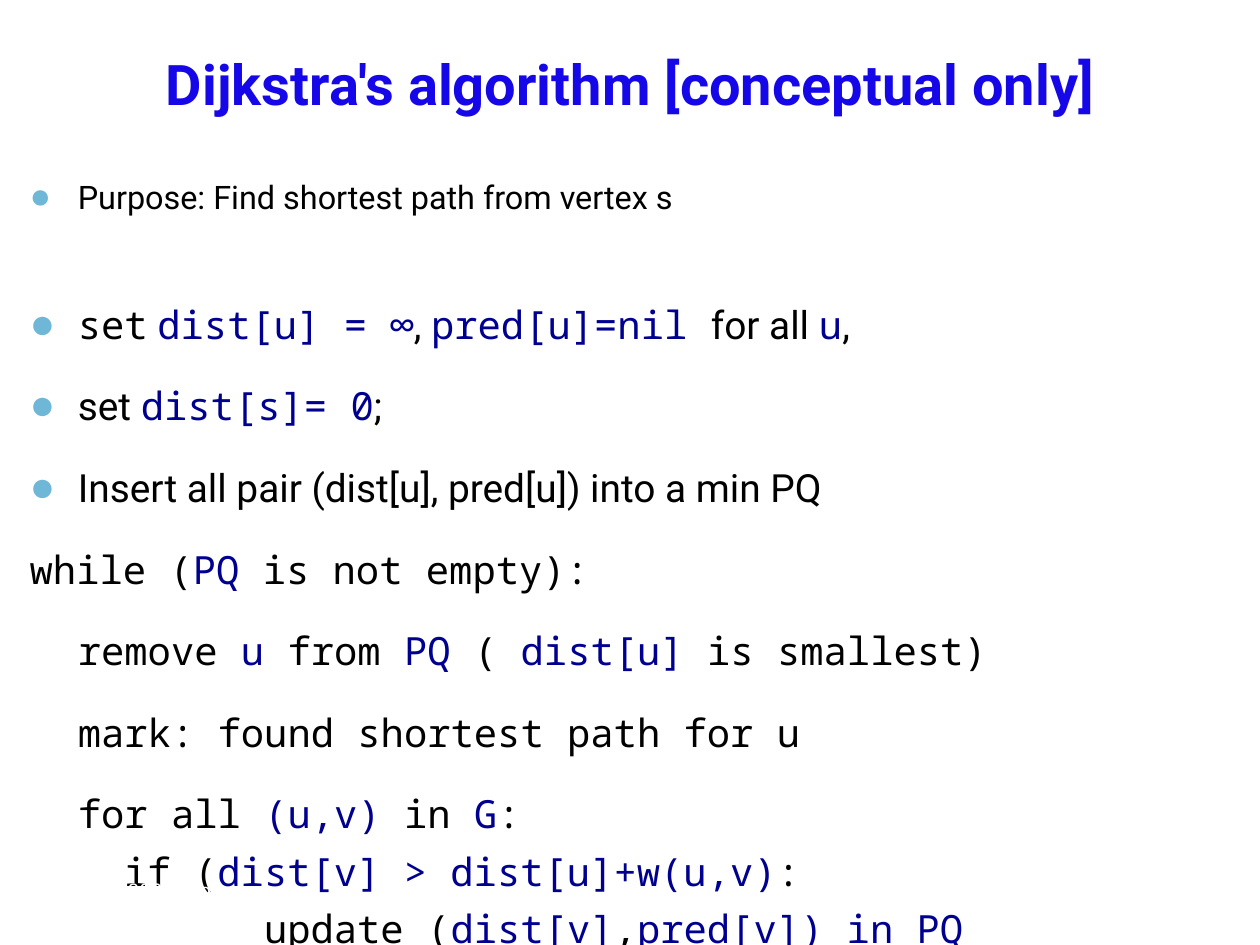
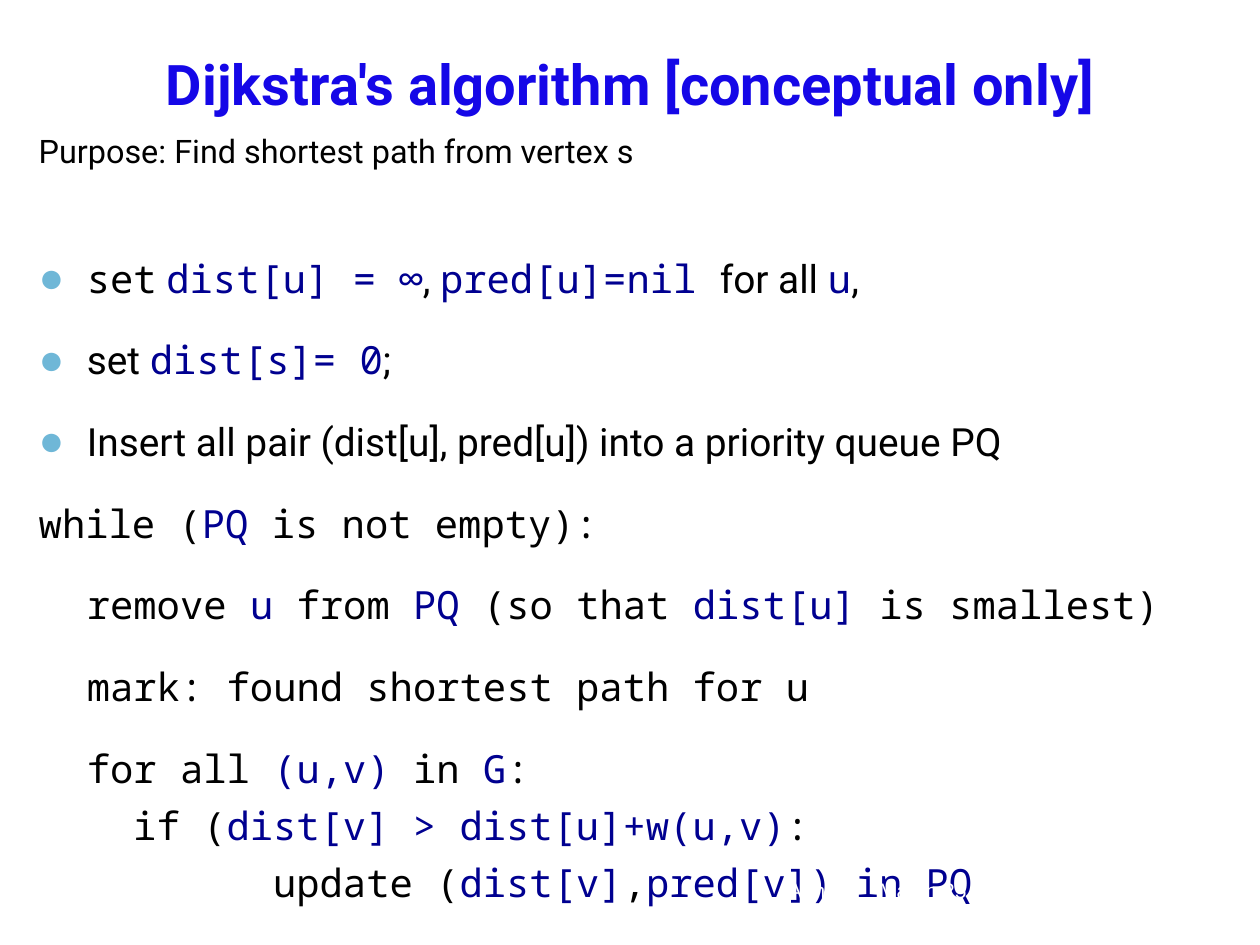
Before and after one commit to anhvir/c207, a slide deck: slide 12 of 05_C207_21S1.pptx (slide 16 before the commit). Drawn at 1260x945 pixels with LibreOffice and Linux fonts; fonts in the diff are those of the drawing; background and template pictures are left out. Boxes give left, top, right and bottom in pixels: in the first picture for what was removed or moved away, otherwise in the second. Text is boxed around its words. In the diff, an @@ line names an element or a change of style, - is before the commit and + after.

```diff
--- a/05_C207_21S1.pptx
+++ b/05_C207_21S1.pptx
@@ text "Purpose: Find shortest path from ...": place and size @@
-text "Purpose: Find shortest path from ..." at bbox=[30, 184, 987, 892]
+text "Purpose: Find shortest path from ..." at bbox=[39, 138, 1159, 846]
@@ text at bbox=[39, 138, 634, 170]: bullet ● to none @@
@@ text at bbox=[87, 424, 1001, 465]: text changed @@
-● Insert all pair (dist[u], pred[u]) into a min PQ
+● Insert all pair (dist[u], pred[u]) into a priority queue PQ
@@ text at bbox=[87, 589, 1159, 626]: text changed @@
-remove u from PQ ( dist[u] is smallest)
+remove u from PQ (so that dist[u] is smallest)
```
Also in this commit, not shown: 1 other slide changed, 1 other file.
